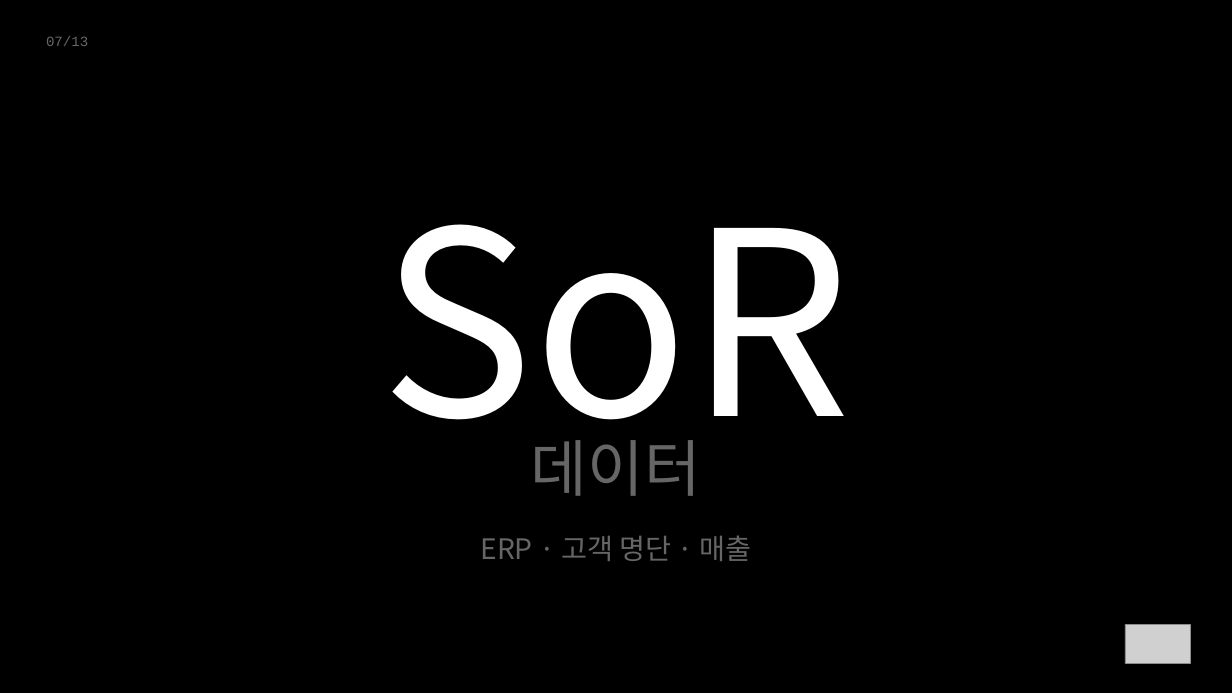
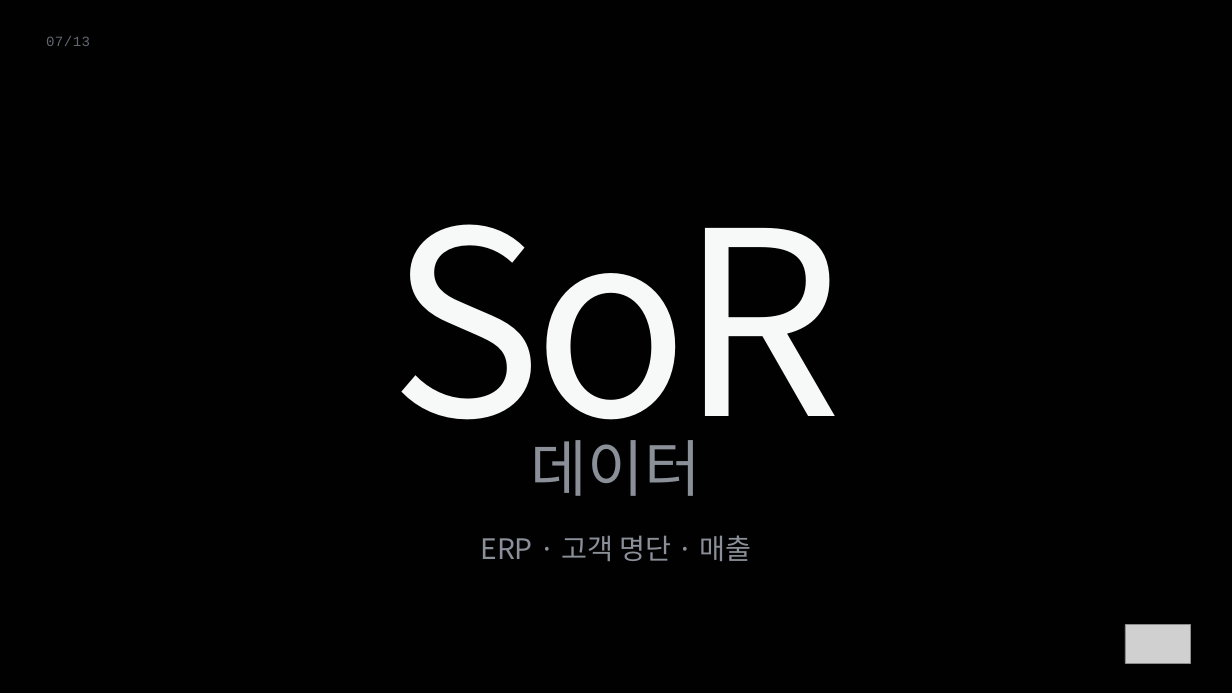
Before and after one commit to ssodcompany/edu-agent, a slide deck: slide 7 of lectures/03_sor_framework/BNI_SoR_v10.pptx. Drawn at 1232x693 pixels with LibreOffice and Linux fonts; fonts in the diff are those of the drawing; grey boxes stand for pictures. Boxes give left, top, right and bottom in pixels: in the first picture for what was removed or moved away, otherwise in the second. Text is boxed around its words. In the diff, an @@ line names an element or a change of style, - is before the commit and + after.

```diff
--- a/lectures/03_sor_framework/BNI_SoR_v10.pptx
+++ b/lectures/03_sor_framework/BNI_SoR_v10.pptx
@@ rectangle at (x1=0, y1=0, x2=1232, y2=693): fill #000000 to #010102 @@
@@ text "07/13" at (x1=46, y1=36, x2=90, y2=46): text colour #666666 to #62666D, letter spacing 0 to 0.3 pt @@
@@ text "SoR" at (x1=389, y1=224, x2=843, y2=479): text colour #FFFFFF to #F7F8F8, letter spacing 0 to -7 pt @@
@@ text "데이터" at (x1=531, y1=440, x2=701, y2=496): text colour #666666 to #8A8F98 @@
@@ text "ERP · 고객 명단 · ..." at (x1=480, y1=535, x2=752, y2=561): text colour #666666 to #8A8F98 @@
```
Also in this commit, not shown: 12 other slides changed, 1 other file.
